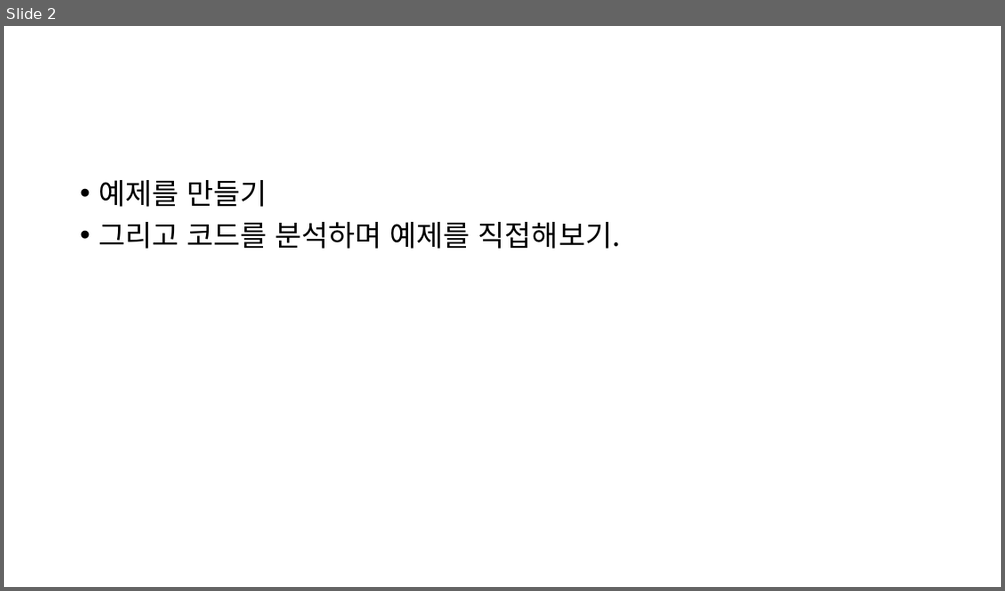
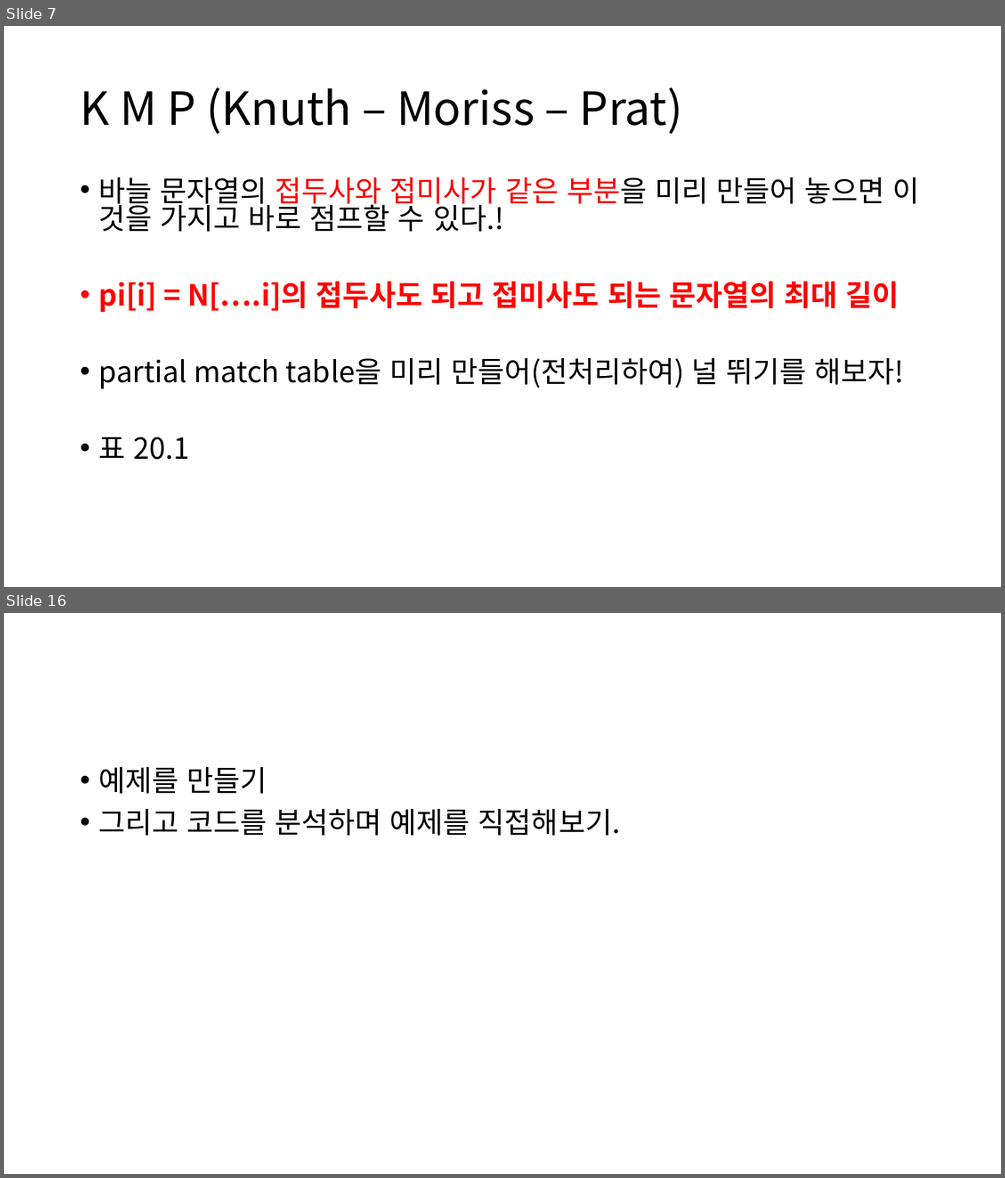
Before and after one commit to ALGOSOPT/algosopt, a slide deck: Chapter20/chapter20.pptx. Shown one above the other, each under a label of ours: slide 2 before the commit, slides 7 and 16 after it; the slides between them are not shown. The pictures are 1005x591 and 1005x1178 pixels, drawn with LibreOffice and Linux fonts; fonts in the diff are those of the drawing. Boxes give left, top, right and bottom in pixels: in the first picture for what was removed or moved away, otherwise in the second. Text is boxed around its words. In the diff, an @@ line names an element or a change of style, - is before the commit and + after.

```diff
--- a/Chapter20/chapter20.pptx
+++ b/Chapter20/chapter20.pptx
@@ slide 7 added at (4,26,1001,587), background #FFFFFF @@
@@ title added at (80,87,683,134), 44 pt, text #000000 @@
+K M P (Knuth – Moriss – Prat)
@@ text added at (98,177,920,459), 28 pt, text #000000 @@
+• 바늘 문자열의 접두사와 접미사가 같은 부분을 미리 만들어 놓으면 이 것을 가지고 바로 점프할 수 있다.!
+• pi[i] = N[….i]의 접두사도 되고 접미사도 되는 문자열의 최대 길이
+• partial match table을 미리 만들어(전처리하여) 널 뛰기를 해보자!
+• 표 20.1
@@ what was slide 2 is now slide 16 @@
```
Also in this commit, not shown: 3 slides changed, 12 other slides added.
